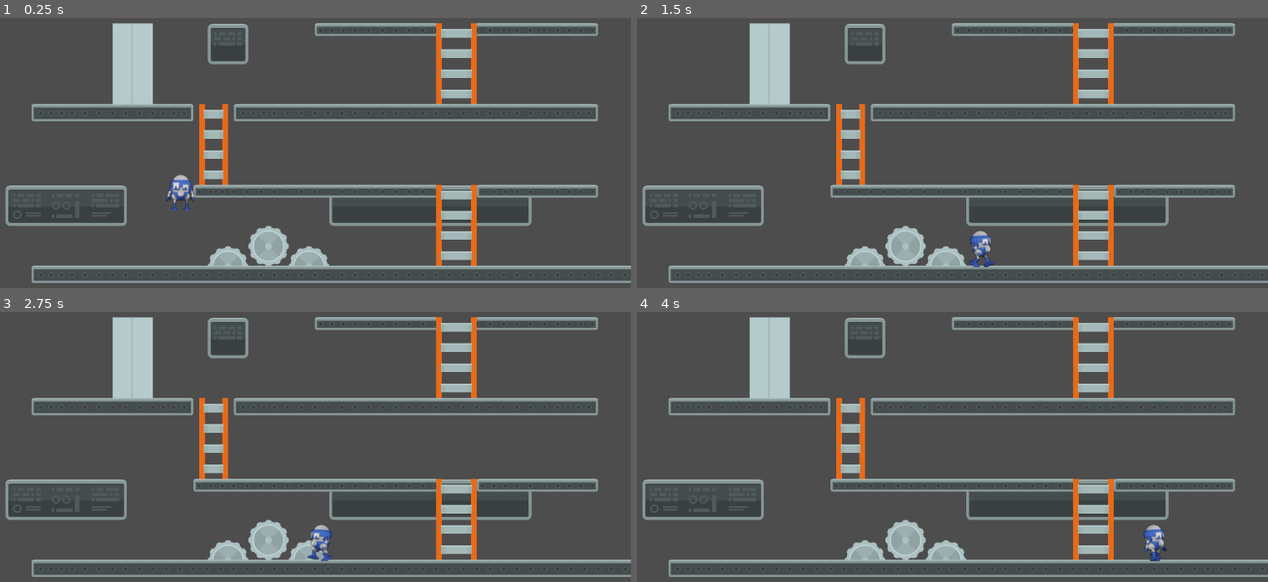
Above: before the commit, frames 1-4 (two rows, left to right).
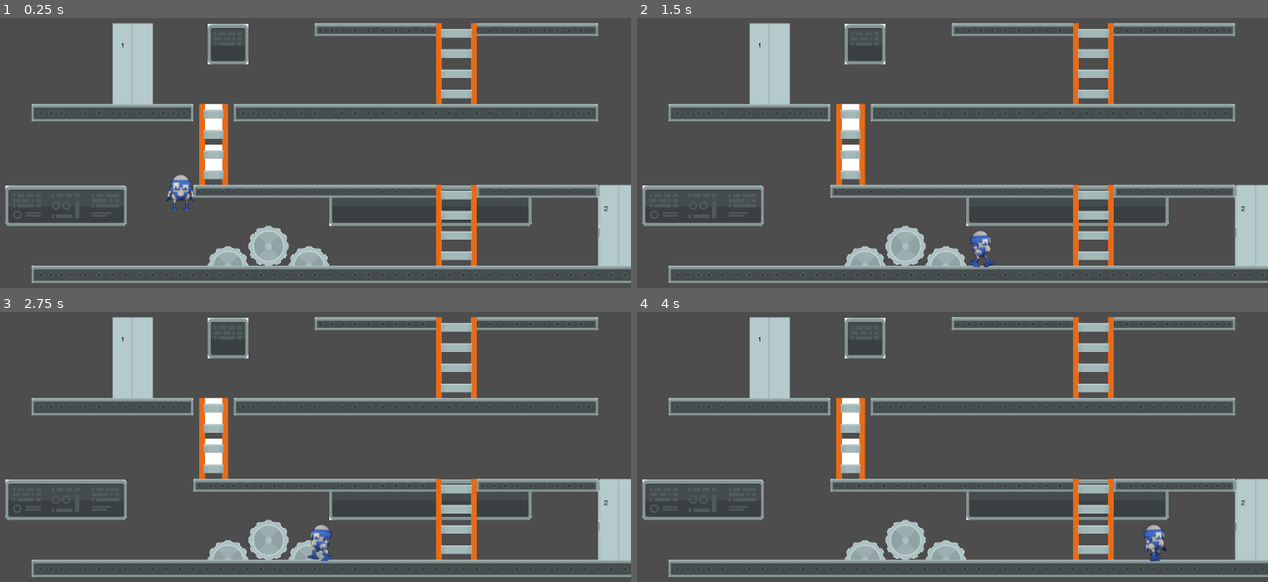
Above: after the commit, the same moments.

Repository: robmayhew/godot-questions
Game: Godot game, scene res://level_a.tscn
Two runs of this game, one before a commit and one after it. Both use one fixed random seed, a clock stepped at 60 frames per second and the inputs below.
Inputs:
- Up to frame 1 (0.25 s): no input
- Up to frame 2 (1.5 s): tap Enter (ui_accept) at 0.5, 0.77 s; hold Right (ui_right) from 0.53 s (still down)
- Up to frame 3 (2.75 s): tap Enter (ui_accept) at 1.52 s; release Right (ui_right) at 2.03 s; hold Left (ui_left) from 2.03 s (still down)
- Up to frame 4 (4 s): release Left (ui_left) at 2.78 s; hold Right (ui_right) from 2.78 s (still down); tap Enter (ui_accept) at 3.02, 3.77 s

The runs differ from the first frame. In frame 1, 2.2% of the frame differs, in the area x 0-100%, y 1-99%; in frame 2, 2.2%; in frame 3, 2.1%; in frame 4, 2.2%.

Commit message:
Adding doors. Using Pinta for painting!

Diff:
--- a/lightbear-game-jan-jan-2026/level_a.tscn
+++ b/lightbear-game-jan-jan-2026/level_a.tscn
@@ -1859,9 +1859,13 @@
 4:4/0 = 0
 5:4/0 = 0
 6:4/0 = 0
+6:4/0/custom_data_0 = true
 7:4/0 = 0
+7:4/0/custom_data_0 = true
 8:4/0 = 0
+8:4/0/custom_data_0 = true
 9:4/0 = 0
+9:4/0/custom_data_0 = true
 10:4/0 = 0
 11:4/0 = 0
 12:4/0 = 0
@@ -1972,8 +1976,13 @@
 8:6/0 = 0
 9:6/0 = 0
 9:6/0/custom_data_2 = true
+9:6/0/custom_data_3 = 1
 10:6/0 = 0
+10:6/0/custom_data_2 = true
+10:6/0/custom_data_3 = 1
 11:6/0 = 0
+11:6/0/custom_data_2 = true
+11:6/0/custom_data_3 = 2
 12:6/0 = 0
 13:6/0 = 0
 14:6/0 = 0
@@ -2012,8 +2021,13 @@
 6:7/0 = 0
 9:7/0 = 0
 9:7/0/custom_data_2 = true
+9:7/0/custom_data_3 = 1
 10:7/0 = 0
+10:7/0/custom_data_2 = true
+10:7/0/custom_data_3 = 1
 11:7/0 = 0
+11:7/0/custom_data_2 = true
+11:7/0/custom_data_3 = 2
 12:7/0 = 0
 13:7/0 = 0
 14:7/0 = 0
@@ -3368,6 +3382,8 @@
 custom_data_layer_1/type = 1
 custom_data_layer_2/name = "door"
 custom_data_layer_2/type = 1
+custom_data_layer_3/name = "door_number"
+custom_data_layer_3/type = 2
 sources/0 = SubResource("TileSetAtlasSource_4awgw")
 
 [node name="LevelA" type="Node2D"]
@@ -3378,10 +3394,11 @@
 
 [node name="PlayerIneractiveTileMapLayer" type="TileMapLayer" parent="."]
 position = Vector2(45, -1)
-tile_map_data = PackedByteArray("AAABAAgAAAAGAAMAAAACAAgAAAA …(752 unchanged characters)… GAAIAAAADAAIAAAAJAAYAAAADAAMAAAAJAAcAAAA=")
+tile_map_data = PackedByteArray("AAABAAgAAAAGAAMAAAACAAgAAAA …(752 unchanged characters)… GAAIAAAADAAIAAAAJAAYAAAADAAMAAAAJAAcAAAAPAAYAAAAKAAYAAAAPAAcAAAAKAAcAAAA=")
 tile_set = SubResource("TileSet_n6cyk")
 
 [node name="Player" parent="." node_paths=PackedStringArray("tileMapLayer") instance=ExtResource("2_frwqc")]
 position = Vector2(343, 367)
 tileMapLayer = NodePath("../PlayerIneractiveTileMapLayer")
 door_scenes = Array[PackedScene]([ExtResource("3_58qch")])
+level_id = "a"
--- a/lightbear-game-jan-jan-2026/level_b.gd
+++ b/lightbear-game-jan-jan-2026/level_b.gd
@@ -1,11 +1,23 @@
-extends Node2D
+extends Node
 
 
-# Called when the node enters the scene tree for the first time.
-func _ready() -> void:
-	pass # Replace with function body.
+var current_scene = null
 
+func _ready():
+	var root = get_tree().root
+	current_scene = root.get_child(root.get_child_count() - 1)
 
-# Called every frame. 'delta' is the elapsed time since the previous frame.
-func _process(delta: float) -> void:
-	pass
+func goto_scene(path):
+	call_deferred("_deferred_goto_scene", path)
+
+func change_scene(path):
+	goto_scene(path)
+
+func _deferred_goto_scene(path):
+	current_scene.free()
+
+	var s = ResourceLoader.load(path)
+	current_scene = s.instantiate()
+
+	get_tree().root.add_child(current_scene)
+	get_tree().current_scene = current_scene
--- a/lightbear-game-jan-jan-2026/level_b.tscn
+++ b/lightbear-game-jan-jan-2026/level_b.tscn
@@ -1977,8 +1977,13 @@
 8:6/0 = 0
 9:6/0 = 0
 9:6/0/custom_data_2 = true
+9:6/0/custom_data_3 = 1
 10:6/0 = 0
+10:6/0/custom_data_2 = true
+10:6/0/custom_data_3 = 1
 11:6/0 = 0
+11:6/0/custom_data_2 = true
+11:6/0/custom_data_3 = 2
 12:6/0 = 0
 13:6/0 = 0
 14:6/0 = 0
@@ -2017,8 +2022,13 @@
 6:7/0 = 0
 9:7/0 = 0
 9:7/0/custom_data_2 = true
+9:7/0/custom_data_3 = 1
 10:7/0 = 0
+10:7/0/custom_data_2 = true
+10:7/0/custom_data_3 = 1
 11:7/0 = 0
+11:7/0/custom_data_2 = true
+11:7/0/custom_data_3 = 2
 12:7/0 = 0
 13:7/0 = 0
 14:7/0 = 0
@@ -3373,6 +3383,8 @@
 custom_data_layer_1/type = 1
 custom_data_layer_2/name = "door"
 custom_data_layer_2/type = 1
+custom_data_layer_3/name = "door_number"
+custom_data_layer_3/type = 2
 sources/0 = SubResource("TileSetAtlasSource_4awgw")
 
 [node name="LevelB" type="Node2D"]
@@ -3383,10 +3395,11 @@
 
 [node name="PlayerIneractiveTileMapLayer" type="TileMapLayer" parent="."]
 position = Vector2(45, -1)
-tile_map_data = PackedByteArray("AAABAAgAAAAGAAMAAAACAAgAAAA …(576 unchanged characters)… AAAYAAAAOAAcAAAAAAAQAAAAOAAYAAAAKAAMAAAA=")
+tile_map_data = PackedByteArray("AAABAAgAAAAGAAMAAAACAAgAAAA …(576 unchanged characters)… AAAYAAAAOAAcAAAAAAAQAAAAOAAYAAAAKAAMAAAAIAAYAAAAKAAYAAAAIAAcAAAAKAAcAAAA=")
 tile_set = SubResource("TileSet_n6cyk")
 
 [node name="Player" parent="." node_paths=PackedStringArray("tileMapLayer") instance=ExtResource("2_aq2g0")]
 position = Vector2(954, 59)
 tileMapLayer = NodePath("../PlayerIneractiveTileMapLayer")
 door_scenes = Array[PackedScene]([ExtResource("3_aq2g0")])
+level_id = "b"
--- a/lightbear-game-jan-jan-2026/player.gd
+++ b/lightbear-game-jan-jan-2026/player.gd
@@ -7,12 +7,16 @@
 @export var tileMapLayer: TileMapLayer
 
 @onready var sprite = $Sprite
-@export var door_scenes: Array[PackedScene] = []
+@export var door_scenes: Array[PackedScene]
+@export var level_id:String
 
 var is_on_ladder = false
 var is_on_floor_tile = false
 var is_at_door = false
 var last_position:Vector2 = Vector2.ZERO
+
+func _ready():
+	print("Ready")
 
 
 
@@ -94,10 +98,11 @@
 
 func handle_door_opening():
 	if Input.is_action_pressed("ui_up"):
+		print("Opening door from level ", level_id)
 		if door_scenes.get(0):
 			print("Opening door to ", door_scenes.get(0).resource_path)
 			is_at_door = false
-			SceneManager.change_scene(door_scenes.get(0))
+			SceneManager.change_scene(door_scenes.get(0).resource_path)
 
 func handle_floor_movement() -> void:
 	# Handle jump
--- a/lightbear-game-jan-jan-2026/scene_manager.gd
+++ b/lightbear-game-jan-jan-2026/scene_manager.gd
@@ -10,17 +10,12 @@
 func goto_scene(path):
 	call_deferred("_deferred_goto_scene", path)
 
-func change_scene(packed_scene):
-	goto_scene(packed_scene)
+func change_scene(path):
+	goto_scene(path)
 
+func _deferred_goto_scene(path):
+	current_scene.free()
 
-
-func _deferred_goto_scene(packed_scene:PackedScene):
-
-	if not packed_scene:
-		return
-	current_scene.free()
-	var path = packed_scene.resource_path
 	var s = ResourceLoader.load(path)
 	current_scene = s.instantiate()
 
Binary file changed: lightbear-game-jan-jan-2026/art/platformerPack_industrial_tilesheet.png
